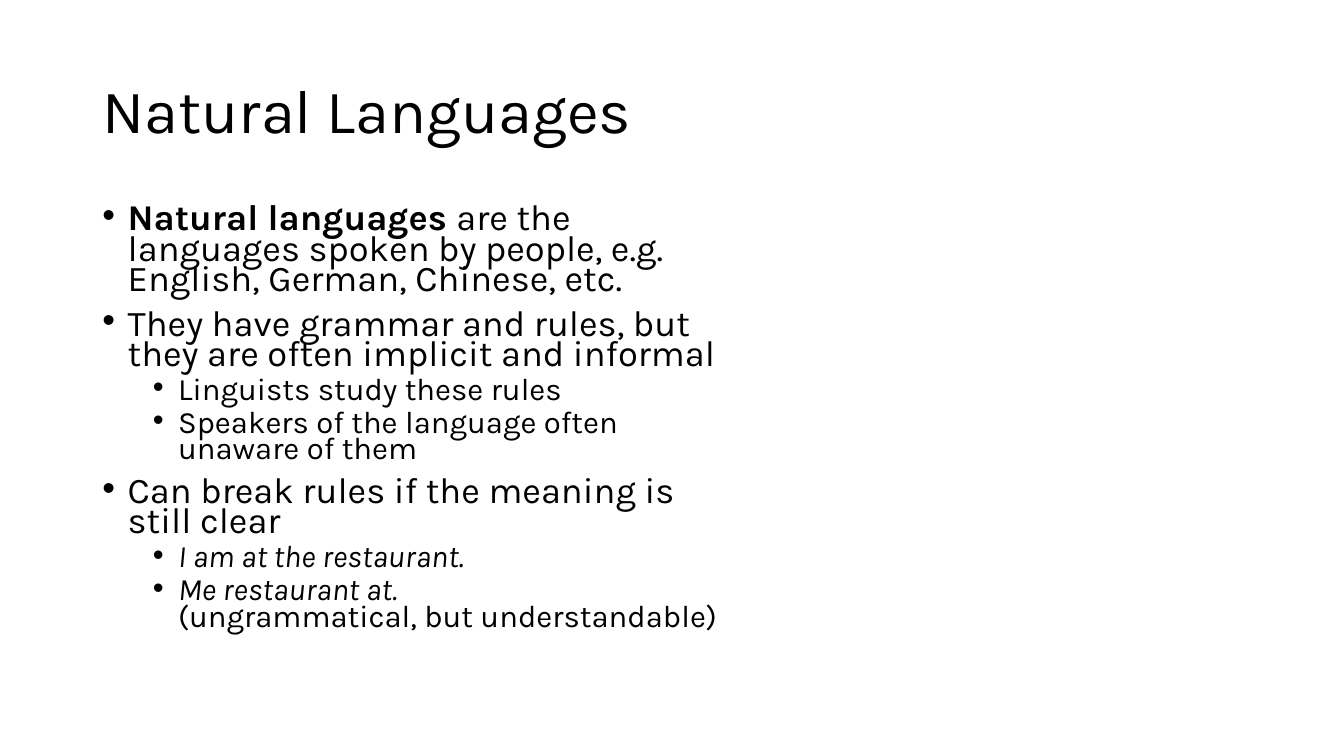
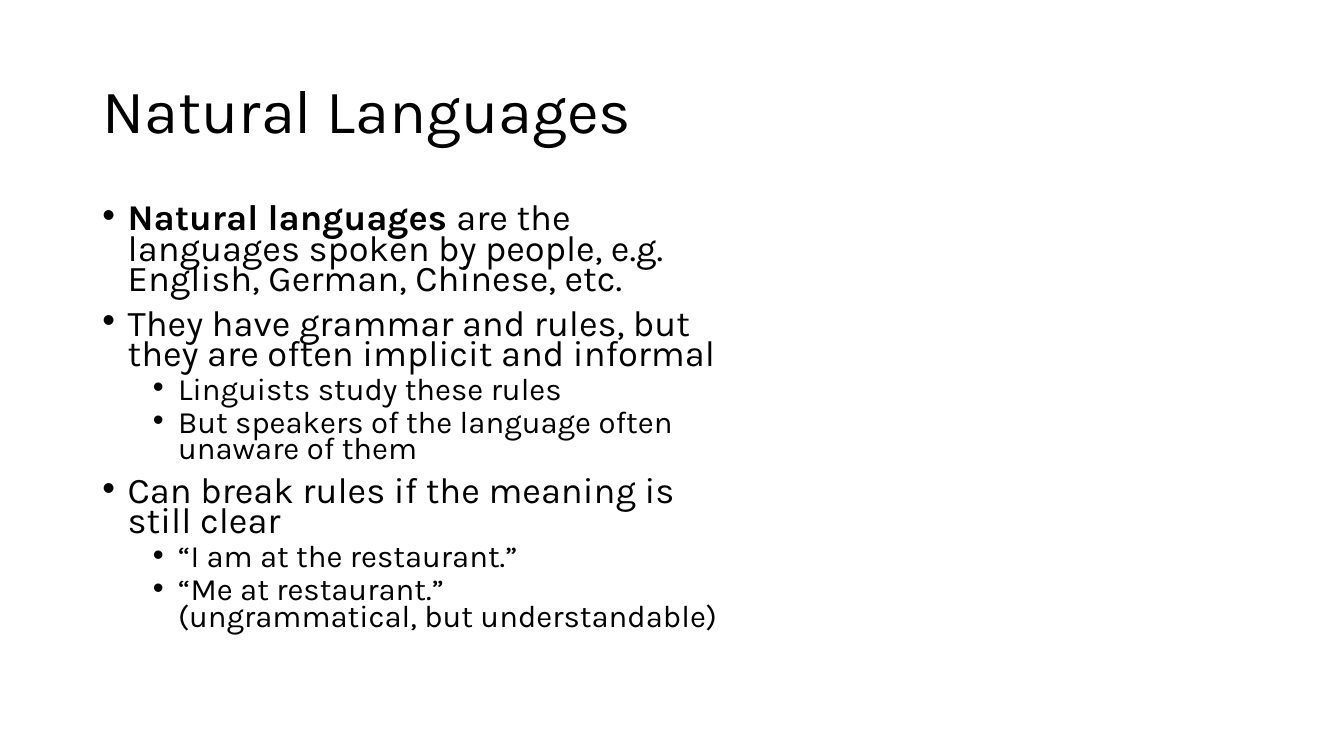
Before and after one commit to tjd1234/cmpt120spring2026, a slide deck: slide 2 of lecture_notes/chapter1/chapter1.pptx. Drawn at 1344x756 pixels with LibreOffice and Linux fonts; fonts in the diff are those of the drawing. Boxes give left, top, right and bottom in pixels: in the first picture for what was removed or moved away, otherwise in the second. Text is boxed around its words. In the diff, an @@ line names an element or a change of style, - is before the commit and + after.

```diff
--- a/lecture_notes/chapter1/chapter1.pptx
+++ b/lecture_notes/chapter1/chapter1.pptx
@@ text at box(178, 406, 673, 460): text changed @@
-  • Speakers of the language often unaware of them
+  • But speakers of the language often unaware of them
@@ text at box(178, 545, 716, 634): text changed; italic off @@
-  • I am at the restaurant.
-  • Me restaurant at.
-    (ungrammatical, but understandable)
+  • “I am at the restaurant.”
+  • “Me at restaurant.”
+    (ungrammatical, but understandable)
```
Also in this commit, not shown: 8 other slides changed, 2 other files.
